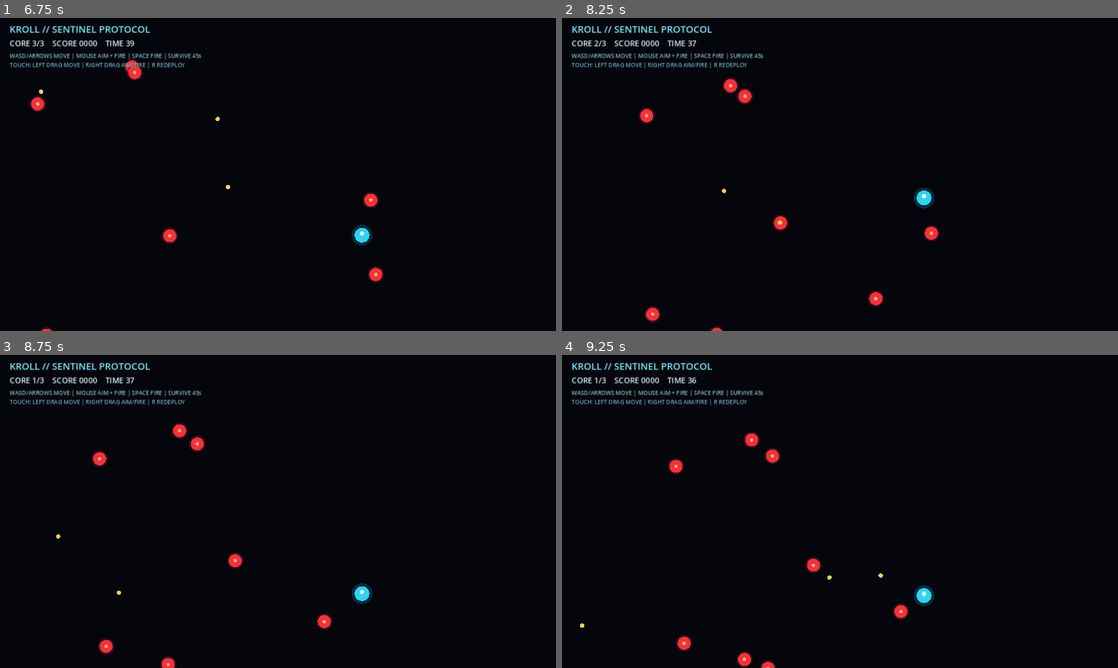
Above: before the commit, frames 1-4 (two rows, left to right).
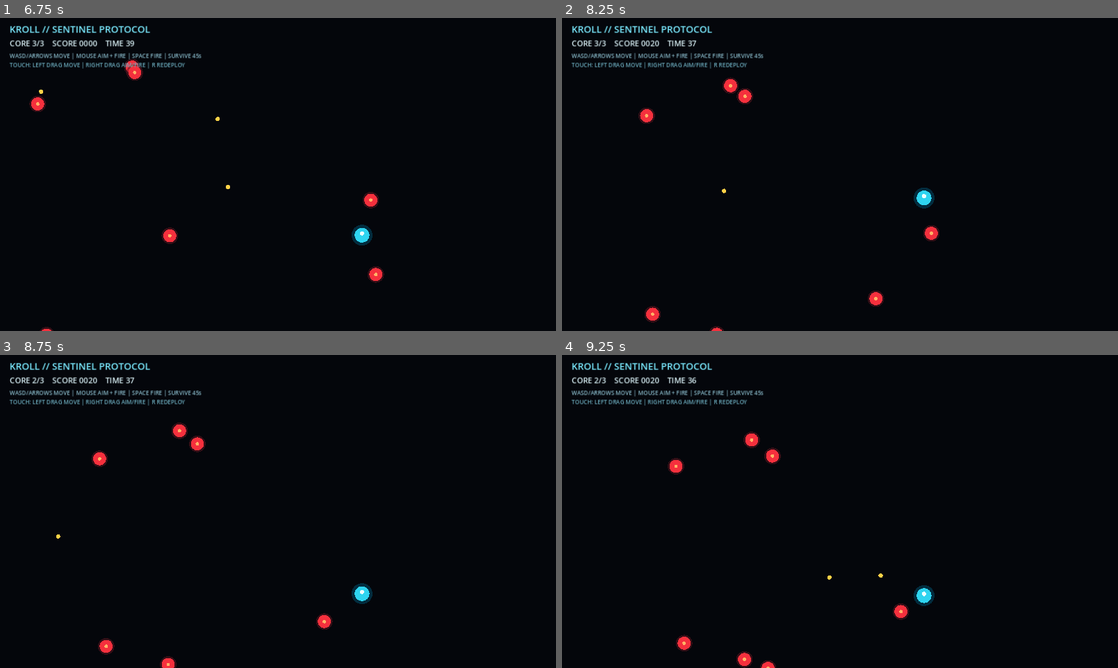
Above: after the commit, the same moments.

Repository: qaqp980520-prog/2126-Survival
Game: Godot game, scene res://main.tscn
The game is run twice, just before and just after one commit, with the same random seed, the same clock (stepped at 60 frames per second) and the same inputs.
Inputs (mouse positions are in pixels of both pictures, inside the frame that each line leads up to):
- Up to frame 1 (6.75 s): tap Enter at 0.5 s; move the mouse to (400, 158) at 0.52 s; hold D 0.53-1.25 s; tap R every 1.5 s from 0.6 to 6.6 s; click (400, 158) at 0.67 s; tap Space at 0.77, 3.77 s; drag from (166, 190) to (250, 237) at 1.27 s; move the mouse to (333, 105) at 2.02 s; hold D 2.03-2.75 s; drag from (250, 237) to (111, 127) at 2.77 s; move the mouse to (444, 221) at 3.52 s; hold A 3.53-4.25 s; drag from (111, 127) to (194, 96) at 4.27 s; move the mouse to (305, 174) at 5.02 s; hold S 5.03-5.75 s; click (305, 174) at 5.17 s; drag from (194, 96) to (166, 190) at 5.77 s; move the mouse to (400, 158) at 6.52 s; hold W from 6.53 s (still down)
- Up to frame 2 (8.25 s): tap Space at 6.77 s; release W at 7.25 s; drag from (728, 190) to (812, 237) at 7.27 s; move the mouse to (895, 105) at 8.02 s; hold S from 8.03 s (still down); tap R at 8.1 s
- Up to frame 3 (8.75 s): keep holding S
- Up to frame 4 (9.25 s): release S at 8.75 s; drag from (812, 574) to (673, 464) at 8.77 s

Frame 1 is identical in both runs. In frame 2, 0.1% of the frame differs, in the area x 5-41%, y 7-68%; in frame 3, 0.2%; in frame 4, 0.2%, in the area x 3-47%, y 7-88%.

Commit message:
Run 11: strengthen gameplay and settings regression coverage

Diff:
--- a/daily_games/KROLL_Sentinel_Protocol/scripts/main.gd
+++ b/daily_games/KROLL_Sentinel_Protocol/scripts/main.gd
@@ -135,7 +135,7 @@
         for enemy_index in range(_enemies.size() - 1, -1, -1):
             var enemy: Dictionary = _enemies[enemy_index]
             var enemy_position: Vector2 = enemy["position"]
-            if Rules.hit_test(position, enemy_position, BULLET_RADIUS + ENEMY_RADIUS):
+            if Rules.hit_test(bullet_position, enemy_position, BULLET_RADIUS + ENEMY_RADIUS):
                 _enemies.remove_at(enemy_index)
                 _score += Rules.score_for_kill()
                 hit_enemy = true
